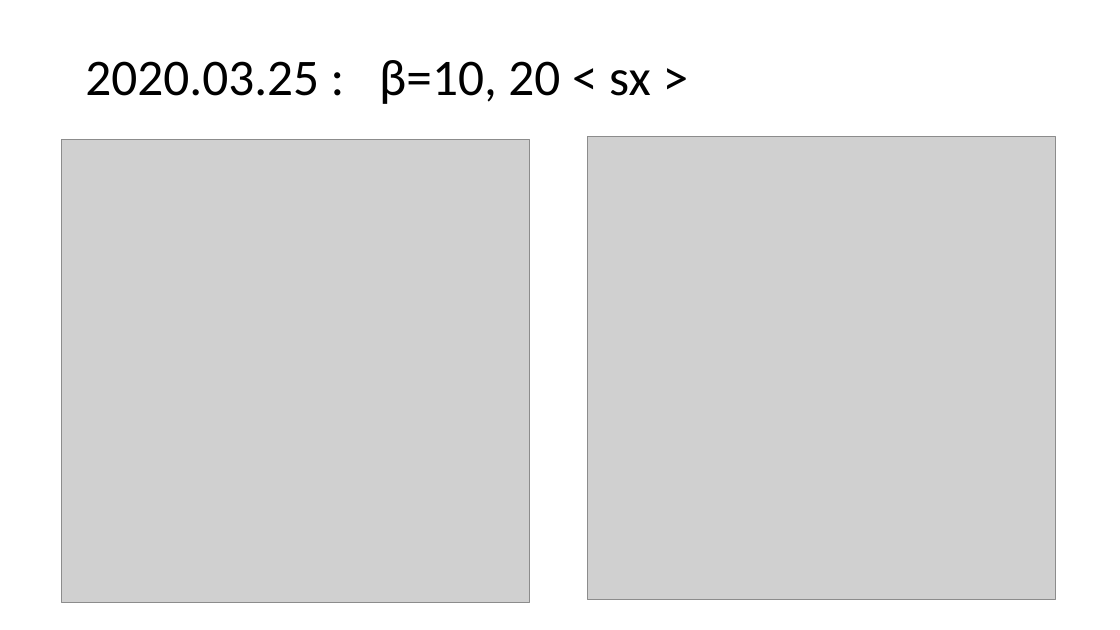
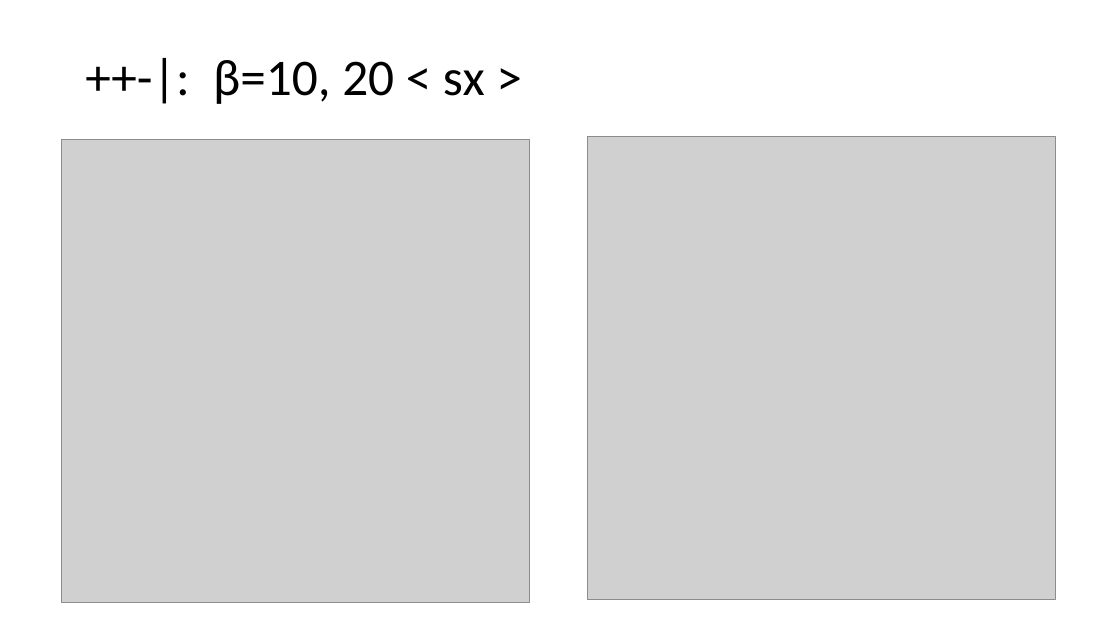
Before and after one commit to Sharon-Liang/JuliaCMPO, a slide deck: slide 9 of cmpo_running_notes.pptx. Drawn at 1120x630 pixels with LibreOffice and Linux fonts; fonts in the diff are those of the drawing; grey boxes stand for pictures. Boxes give left, top, right and bottom in pixels: in the first picture for what was removed or moved away, otherwise in the second. Text is boxed around its words. In the diff, an @@ line names an element or a change of style, - is before the commit and + after.

```diff
--- a/cmpo_running_notes.pptx
+++ b/cmpo_running_notes.pptx
@@ title at [213,60,485,104]: text changed @@
-2020.03.25 : β=10, 20 < sx >
+++-|: β=10, 20 < sx >
```
Also in this commit, not shown: 5 other slides changed, 1 slide added, 3 other files.
